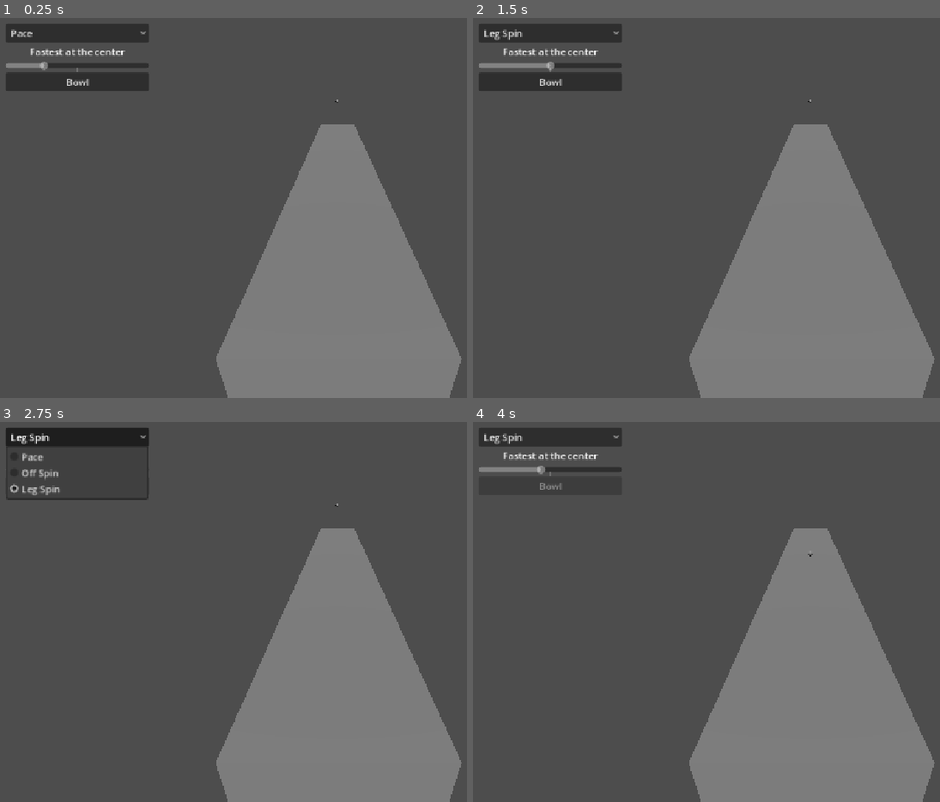
Above: before the commit, frames 1-4 (two rows, left to right).
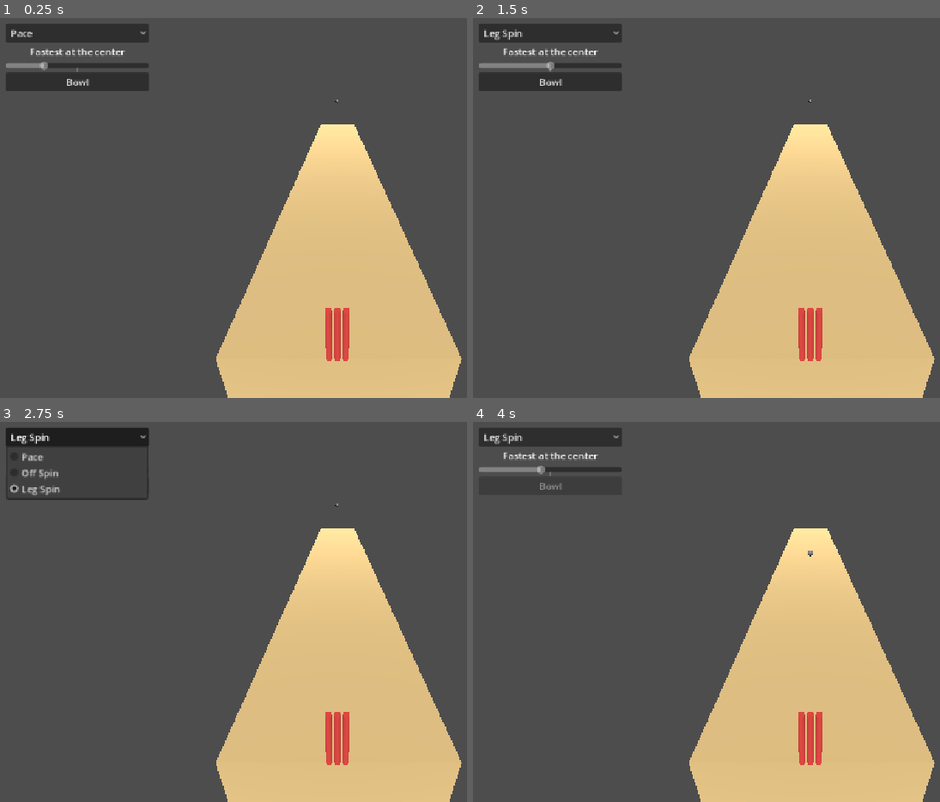
Above: after the commit, the same moments.

Repository: aranmahadevan108-prog/Real-Work-Haven
Game: Godot game, scene res://Cricket Batting Experience.tscn
Same seed, same stepped clock (60 frames per second), same inputs: the game is played once before the commit and once after it.
Inputs:
- Up to frame 1 (0.25 s): no input
- Up to frame 2 (1.5 s): click "Pace" at 0.5 s; click "Bowl" at 1.25 s
- Up to frame 3 (2.75 s): click "Leg Spin" at 2 s
- Up to frame 4 (4 s): click "Leg Spin" at 2.75 s; click "Bowl" at 3.5 s

The runs differ from the first frame. In frame 1, 24% of the frame differs, in the area x 46-99%, y 27-100%; in frame 2, 24%; in frame 3, 24%; in frame 4, 24%.

Commit message:
wickets and game

Diff:
--- a/Cricket Batting Experience.tscn
+++ b/Cricket Batting Experience.tscn
@@ -1,6 +1,9 @@
 [gd_scene format=3 uid="uid://4nrdaam8uuax"]
 
 [ext_resource type="Script" uid="uid://cf0atku56s2fn" path="res://cricket_batting_experience.gd" id="1_c7icq"]
+
+[sub_resource type="StandardMaterial3D" id="StandardMaterial3D_2pnyr"]
+albedo_color = Color(0.9999998, 0.85488164, 0.57706267, 1)
 
 [sub_resource type="BoxMesh" id="BoxMesh_tt6d3"]
 size = Vector3(3, 1, 22)
@@ -21,6 +24,33 @@
 [sub_resource type="BoxShape3D" id="BoxShape3D_tt6d3"]
 size = Vector3(2, 2, 1.5)
 
+[sub_resource type="StandardMaterial3D" id="StandardMaterial3D_c7icq"]
+albedo_color = Color(1, 0.3019608, 0.27450982, 1)
+
+[sub_resource type="CylinderMesh" id="CylinderMesh_taa6u"]
+top_radius = 0.04
+bottom_radius = 0.04
+height = 0.8
+
+[sub_resource type="StandardMaterial3D" id="StandardMaterial3D_cwspc"]
+albedo_color = Color(0.99999994, 0.30237666, 0.27484277, 1)
+
+[sub_resource type="CylinderMesh" id="CylinderMesh_alnqw"]
+top_radius = 0.04
+bottom_radius = 0.04
+height = 0.8
+
+[sub_resource type="StandardMaterial3D" id="StandardMaterial3D_2o1hl"]
+albedo_color = Color(1, 0.3019608, 0.27450982, 1)
+
+[sub_resource type="CylinderMesh" id="CylinderMesh_ovdqq"]
+top_radius = 0.04
+bottom_radius = 0.04
+height = 0.8
+
+[sub_resource type="BoxShape3D" id="BoxShape3D_ovdqq"]
+size = Vector3(0.3, 0.8, 0.2)
+
 [node name="CricketBattingExperience" type="Node3D" unique_id=1773417177]
 script = ExtResource("1_c7icq")
 
@@ -35,6 +65,7 @@
 
 [node name="MeshInstance3D" type="MeshInstance3D" parent="Pitch" unique_id=927126518]
 transform = Transform3D(1, 0, 0, 0, 1, 0, 0, 0, 1, 0.016412735, 0, 0.01013422)
+material_override = SubResource("StandardMaterial3D_2pnyr")
 mesh = SubResource("BoxMesh_tt6d3")
 
 [node name="CollisionShape3D" type="CollisionShape3D" parent="Pitch" unique_id=1865390535]
@@ -60,5 +91,26 @@
 
 [node name="HitSound" type="AudioStreamPlayer3D" parent="." unique_id=102920177]
 
+[node name="Stumps" type="Area3D" parent="." unique_id=375045336]
+transform = Transform3D(1, 0, 0, 0, 1, 0, 0, 0, 1, 0, 0.4, 1)
+
+[node name="MeshInstance3D3" type="MeshInstance3D" parent="Stumps" unique_id=1065764732]
+transform = Transform3D(1, 0, 0, 0, 1, 0, 0, 0, 1, -0.1, 0, 0)
+material_override = SubResource("StandardMaterial3D_c7icq")
+mesh = SubResource("CylinderMesh_taa6u")
+
+[node name="MeshInstance3D2" type="MeshInstance3D" parent="Stumps" unique_id=148573081]
+material_override = SubResource("StandardMaterial3D_cwspc")
+mesh = SubResource("CylinderMesh_alnqw")
+
+[node name="MeshInstance3D" type="MeshInstance3D" parent="Stumps" unique_id=413309582]
+transform = Transform3D(1, 0, 0, 0, 1, 0, 0, 0, 1, 0.1, 0, 0)
+material_override = SubResource("StandardMaterial3D_2o1hl")
+mesh = SubResource("CylinderMesh_ovdqq")
+
+[node name="CollisionShape3D" type="CollisionShape3D" parent="Stumps" unique_id=965418525]
+shape = SubResource("BoxShape3D_ovdqq")
+
 [connection signal="body_entered" from="HitZone" to="." method="_on_hit_zone_body_entered"]
 [connection signal="body_exited" from="HitZone" to="." method="_on_hit_zone_body_exited"]
+[connection signal="body_entered" from="Stumps" to="." method="_on_stumps_body_entered"]
--- a/cricket_batting_experience.gd
+++ b/cricket_batting_experience.gd
@@ -1,7 +1,7 @@
 extends Node3D
 var ball_in_zone = false
 var cooldown = 0
-
+var wickets = 0
 # Called when the node enters the scene tree for the first time.
 @onready var ball: RigidBody3D = $Ball
 @onready var ball_start: Vector3 = ball.position
@@ -94,3 +94,9 @@
 
 func _on_hit_zone_body_exited(body: Node3D):
 	ball_in_zone = false
+
+
+func _on_stumps_body_entered(body: Node3D) -> void:
+	if body == $Ball:
+		wickets += 1
+		print("OUT! Wickets: ", wickets)
